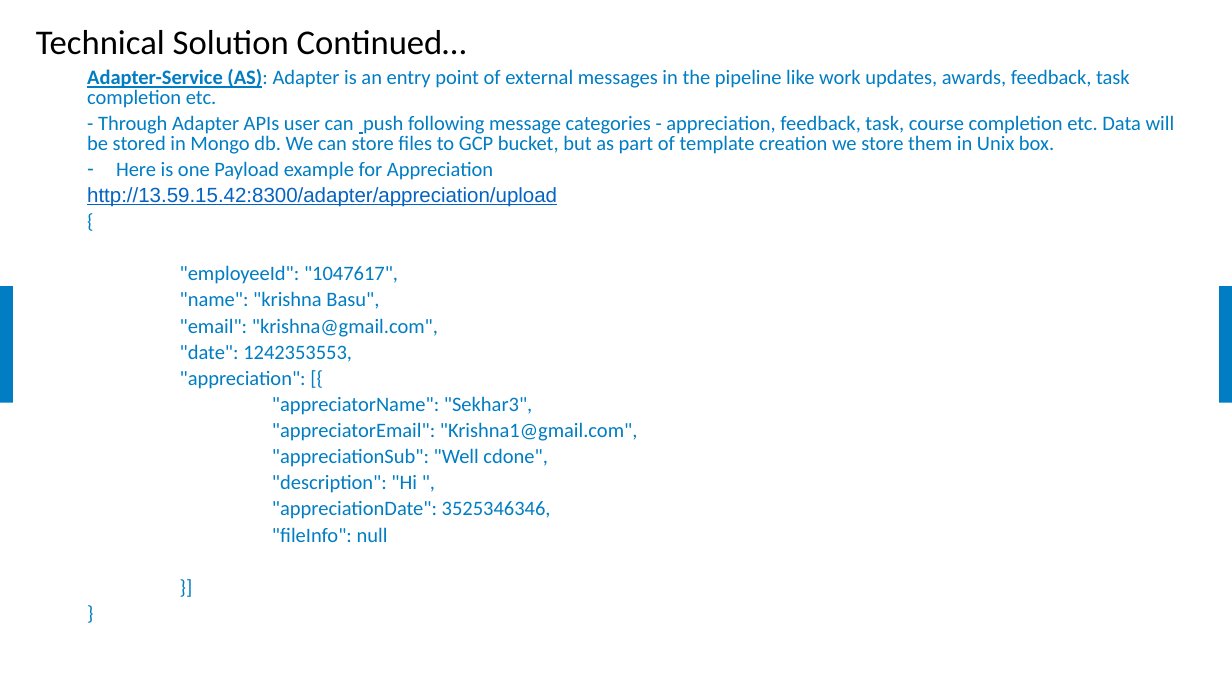
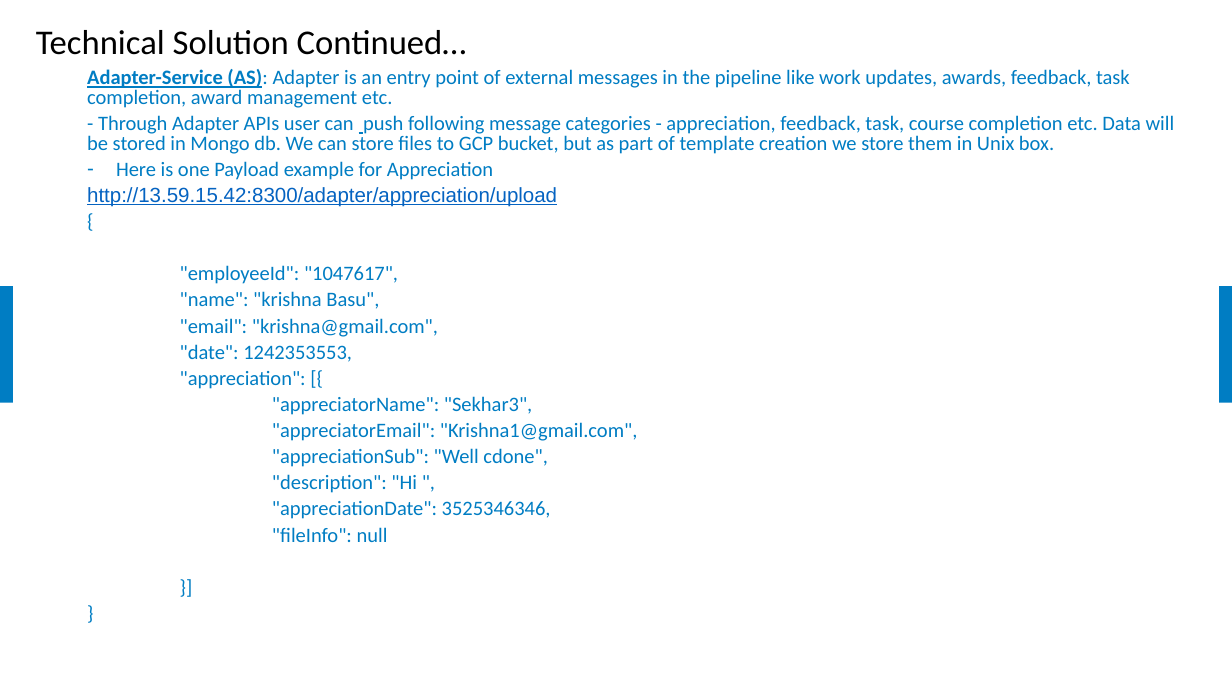
Before and after one commit to samratbasu2019/iSoreDesignArtifacts, a slide deck: slide 11 of iSolve-iCount-Hackathon_Solution.pptx. Drawn at 1232x693 pixels with LibreOffice and Linux fonts; fonts in the diff are those of the drawing; background and template pictures are left out. Boxes give left, top, right and bottom in pixels: in the first picture for what was removed or moved away, otherwise in the second. Text is boxed around its words. In the diff, an @@ line names an element or a change of style, - is before the commit and + after.

```diff
--- a/iSolve-iCount-Hackathon_Solution.pptx
+++ b/iSolve-iCount-Hackathon_Solution.pptx
@@ text at (x1=87, y1=69, x2=1130, y2=108): text changed @@
-  Adapter-Service (AS): Adapter is an entry point of external messages in the pipeline like work updates, awards, feedback, task completion etc.
+  Adapter-Service (AS): Adapter is an entry point of external messages in the pipeline like work updates, awards, feedback, task completion, award management etc.
```
Also in this commit, not shown: 2 other slides changed.
